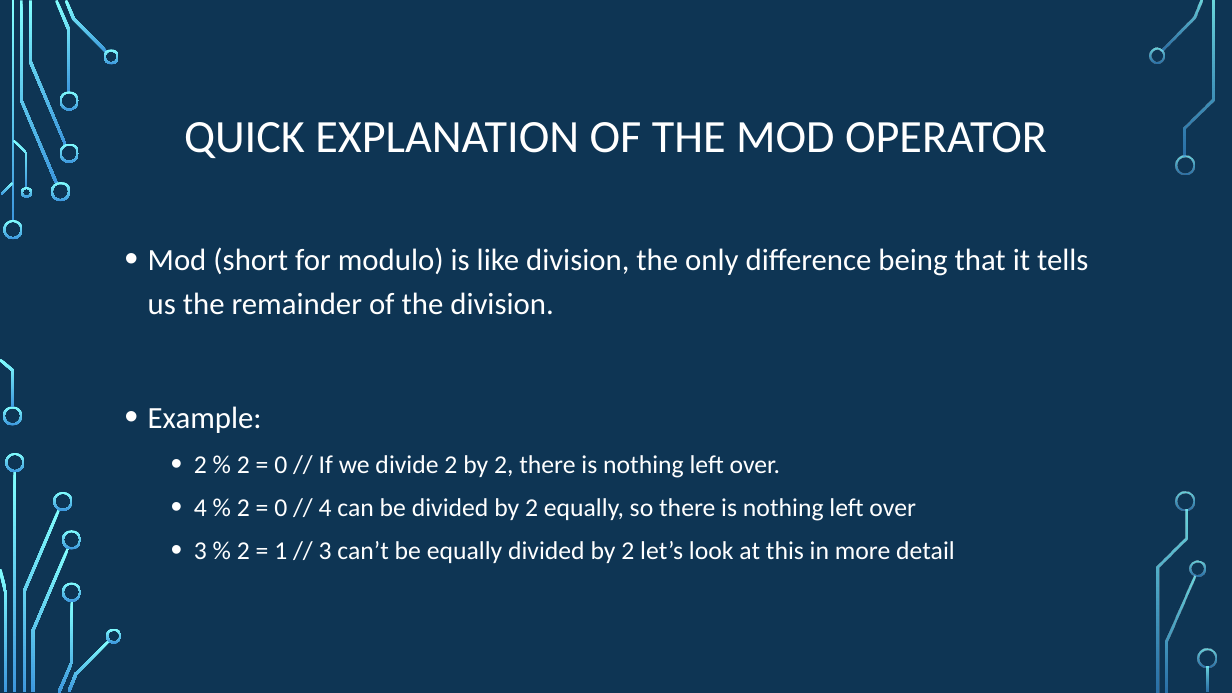
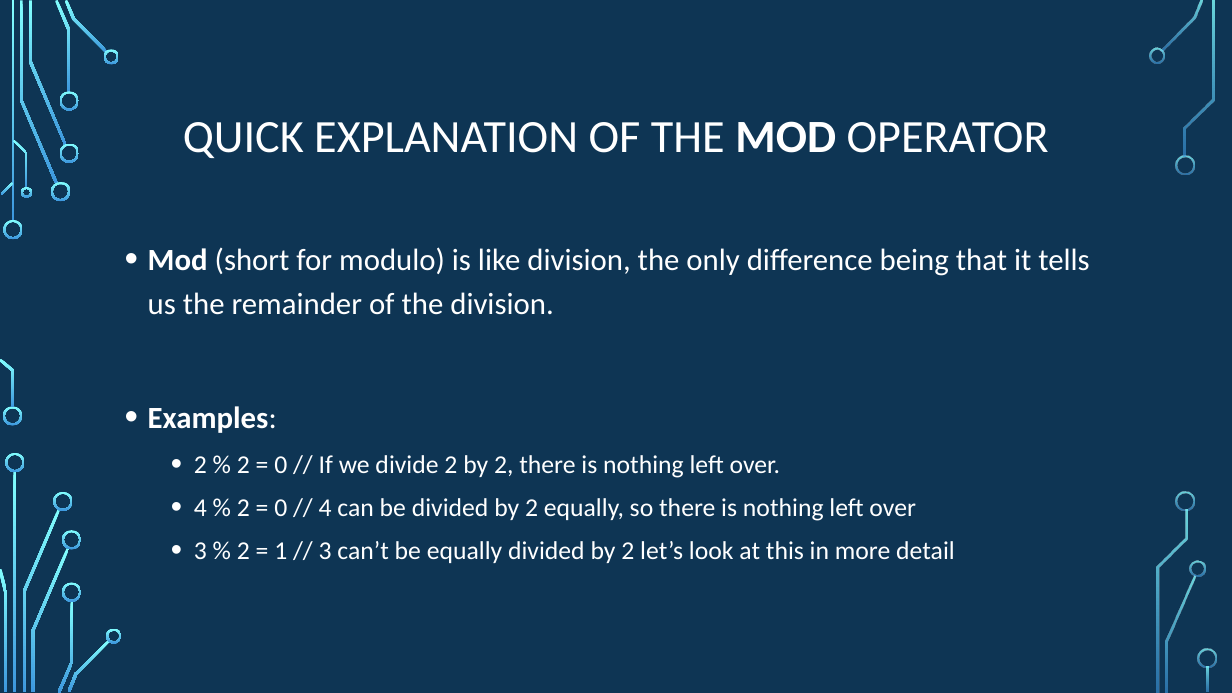
Before and after one commit to psypdt/ZIS_C-_Summer_Course_2019, a slide deck: slide 12 of Day_2/Day_2.pptx. Drawn at 1232x693 pixels with LibreOffice and Linux fonts; fonts in the diff are those of the drawing; background and template pictures are left out. Boxes give left, top, right and bottom in pixels: in the first picture for what was removed or moved away, otherwise in the second. Text is boxed around its words. In the diff, an @@ line names an element or a change of style, - is before the commit and + after.

```diff
--- a/Day_2/Day_2.pptx
+++ b/Day_2/Day_2.pptx
@@ title "QUICK EXPLANATION OF THE MOD ..." at (183, 121, 1049, 158): bold on in "MOD" @@
@@ text at (148, 247, 1089, 315): bold on in "Mod" @@
@@ text at (148, 406, 277, 433): text changed; bold on @@
-• Example:
+• Examples:
```
Also in this commit, not shown: 5 other slides changed.
